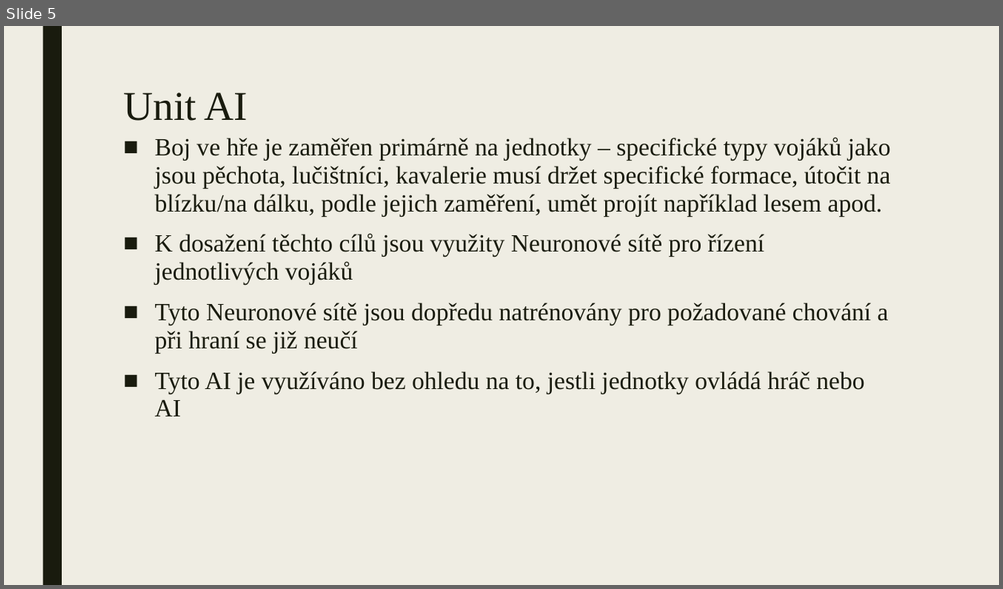
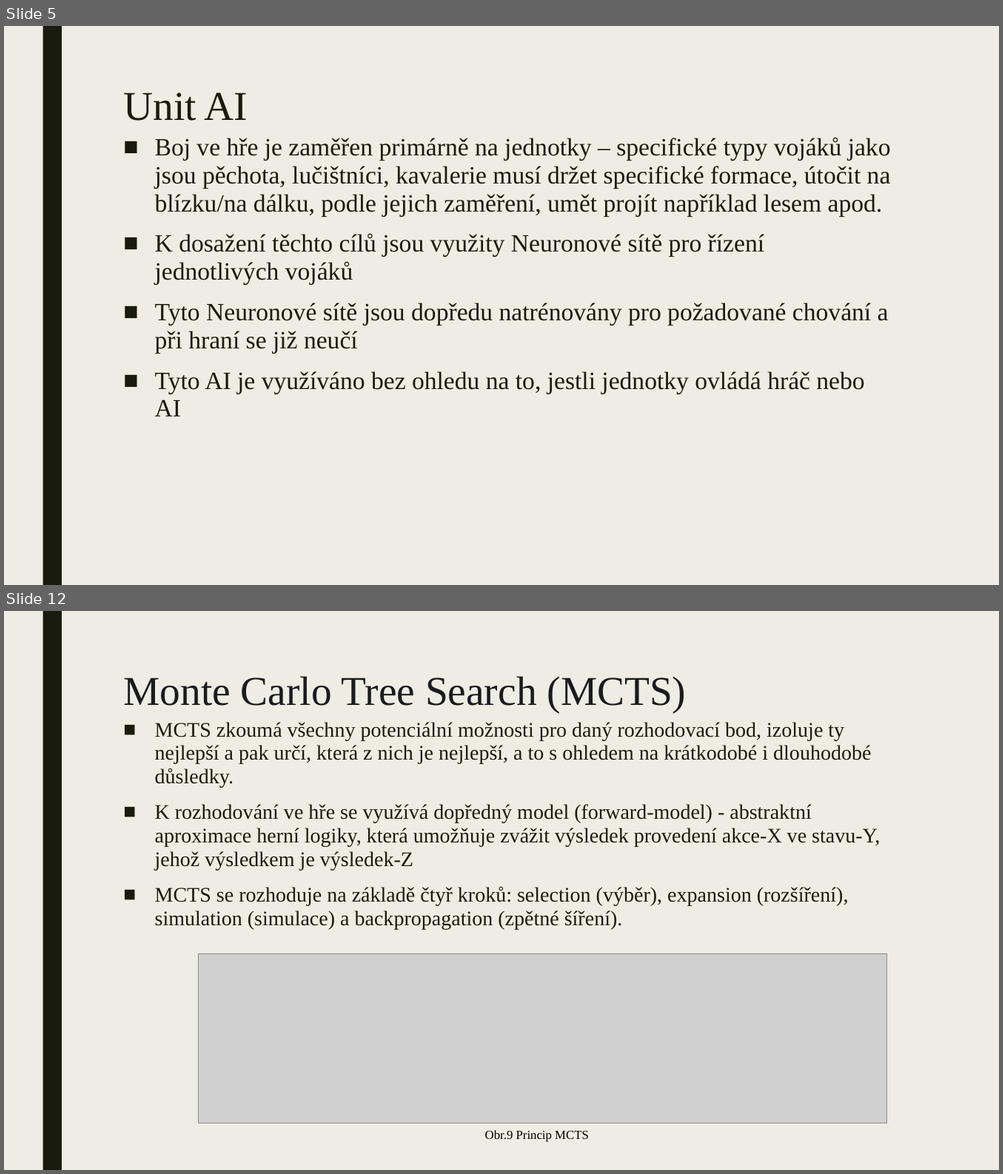
Before and after one commit to JiriPakr/Projects_4Fun, a slide deck: Total War AI.pptx. Shown one above the other, each under a label of ours: slide 5 before the commit, slides 5 and 12 after it; the slides between them are not shown. The pictures are 1003x589 and 1003x1174 pixels, drawn with LibreOffice and Linux fonts; fonts in the diff are those of the drawing; grey boxes stand for pictures. Boxes give left, top, right and bottom in pixels: in the first picture for what was removed or moved away, otherwise in the second. Text is boxed around its words. In the diff, an @@ line names an element or a change of style, - is before the commit and + after.

```diff
--- a/Total War AI.pptx
+++ b/Total War AI.pptx
@@ slide 12 added at (4, 611, 999, 1170), background #EFEDE3; not listed: 1 template element that a slide beside it also shows @@
@@ title added at (123, 676, 686, 713), 39.6 pt, text #181C21 @@
+Monte Carlo Tree Search (MCTS)
@@ text added at (155, 722, 879, 929), 20 pt, text #191B0E @@
+■ MCTS zkoumá všechny potenciální možnosti pro daný rozhodovací bod, izoluje ty nejlepší a pak určí, která z nich je nejlepší, a to s ohledem na krátkodobé i dlouhodobé důsledky.
+■ K rozhodování ve hře se využívá dopředný model (forward-model) - abstraktní aproximace herní logiky, která umožňuje zvážit výsledek provedení akce-X ve stavu-Y, jehož výsledkem je výsledek-Z
+■ MCTS se rozhoduje na základě čtyř kroků: selection (výběr), expansion (rozšíření), simulation (simulace) a backpropagation (zpětné šíření).
@@ picture added at (199, 954, 888, 1124) @@
@@ text added at (485, 1130, 589, 1142), 12 pt, text #000000 @@
+Obr.9 Princip MCTS
```
Also in this commit, not shown: 8 slides changed, 3 other slides added, 1 slide removed.
